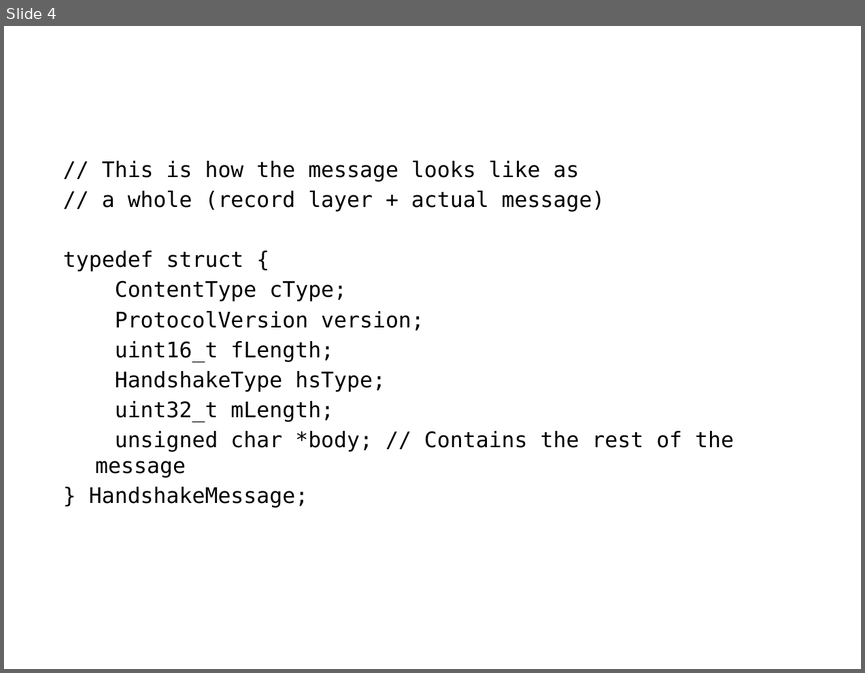
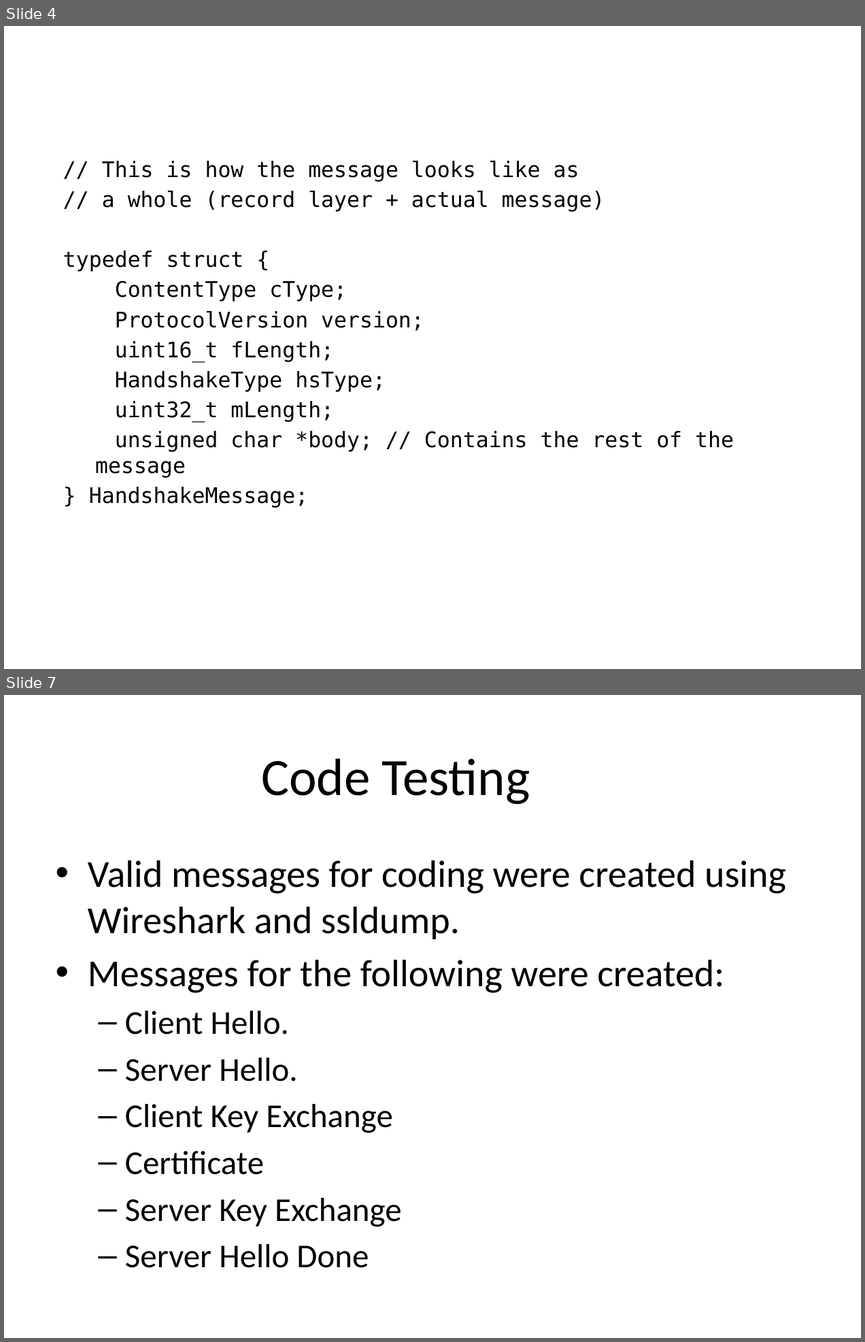
Before and after one commit to bayotop/tls-parser, a slide deck: parser-presentation.pptx. Shown one above the other, each under a label of ours: slide 4 before the commit, slides 4 and 7 after it; the slides between them are not shown. The pictures are 865x673 and 865x1342 pixels, drawn with LibreOffice and Linux fonts; fonts in the diff are those of the drawing. Boxes give left, top, right and bottom in pixels: in the first picture for what was removed or moved away, otherwise in the second. Text is boxed around its words. In the diff, an @@ line names an element or a change of style, - is before the commit and + after.

```diff
--- a/parser-presentation.pptx
+++ b/parser-presentation.pptx
@@ slide 7 added at box(4, 695, 861, 1338), background #FFFFFF @@
@@ title added at box(261, 758, 530, 804), 44 pt, text #000000 @@
+Code Testing
@@ text added at box(88, 860, 786, 1268), 32 pt, text #000000 @@
+• Valid messages for coding were created using Wireshark and ssldump.
+• Messages for the following were created:
+  – Client Hello.
+  – Server Hello.
+  – Client Key Exchange
+  – Certificate
+  – Server Key Exchange
+  – Server Hello Done
```
Also in this commit, not shown: 3 other slides added.
